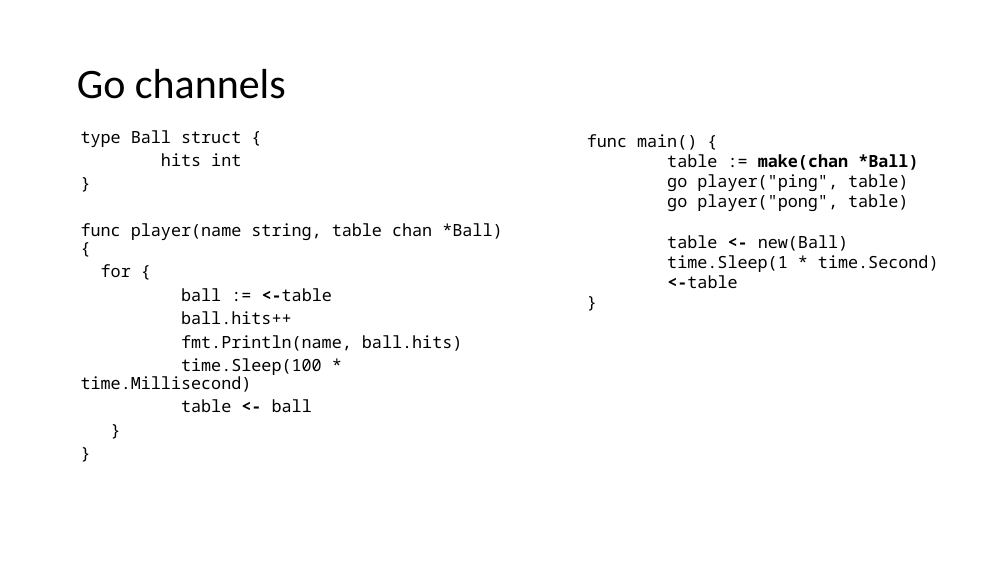
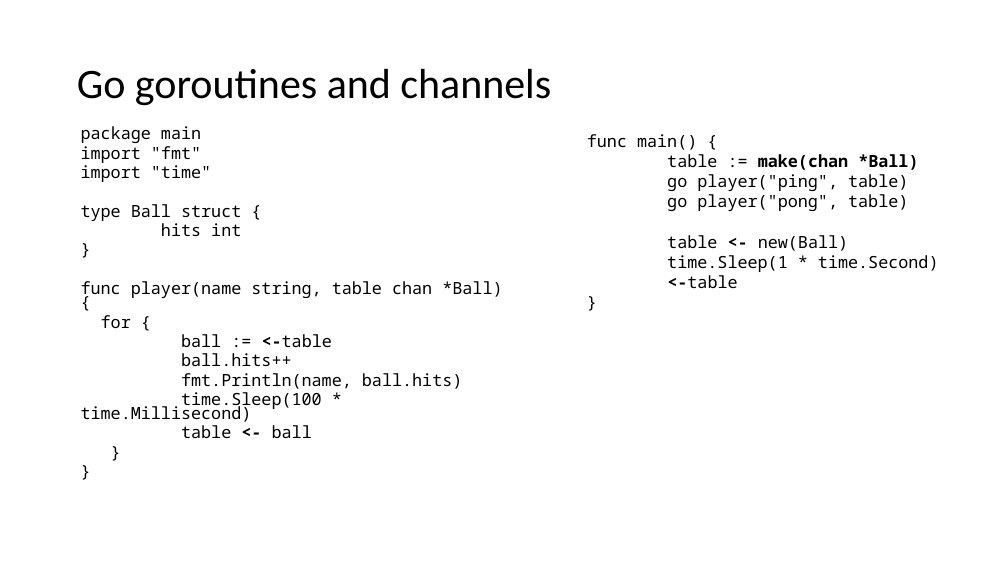
Before and after one commit to kpocza/GoSharp, a slide deck: slide 13 of talks/szszk20180512/SzSzK180512_GoSharp.odp. Drawn at 1008x567 pixels with LibreOffice and Linux fonts; fonts in the diff are those of the drawing. Boxes give left, top, right and bottom in pixels: in the first picture for what was removed or moved away, otherwise in the second. Text is boxed around its words. In the diff, an @@ line names an element or a change of style, - is before the commit and + after.

```diff
--- a/talks/szszk20180512/SzSzK180512_GoSharp.odp
+++ b/talks/szszk20180512/SzSzK180512_GoSharp.odp
@@ title at bbox=[77, 69, 551, 106]: text changed @@
-Go channels
+Go goroutines and channels
@@ text at bbox=[81, 126, 211, 182]: paragraphs added @@
+  package main
+  import "fmt"
+  import "time"
@@ text at bbox=[81, 204, 502, 438]: line spacing 0.9 to 0.7 @@
```
Also in this commit, not shown: 19 other slides changed, 1 other file.
